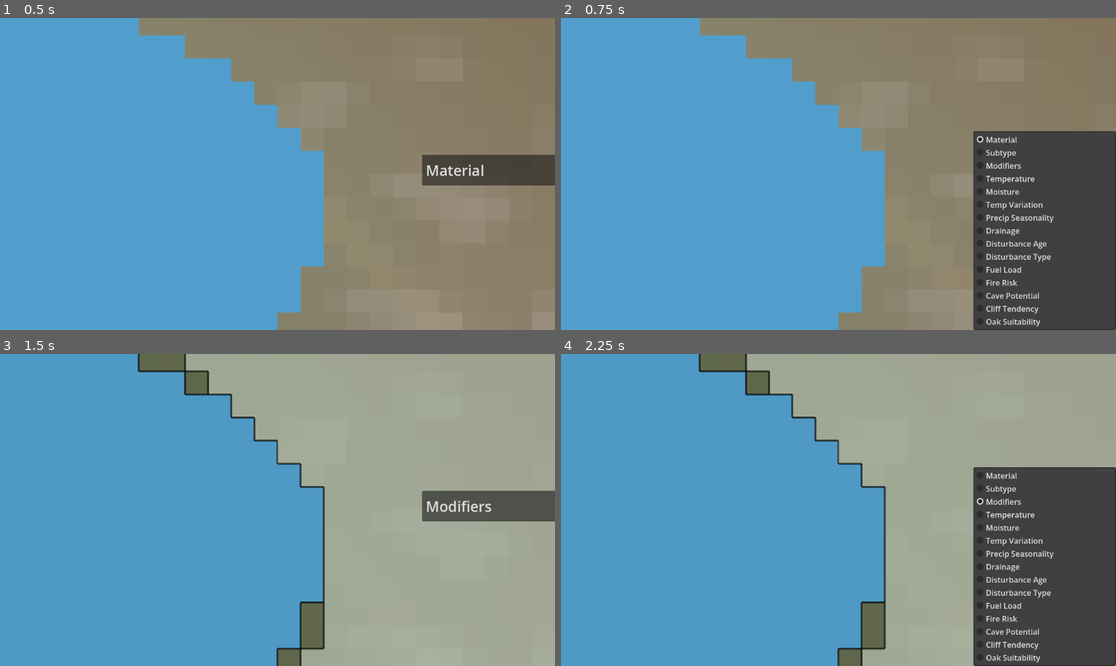
Above: before the commit, frames 1-4 (two rows, left to right).
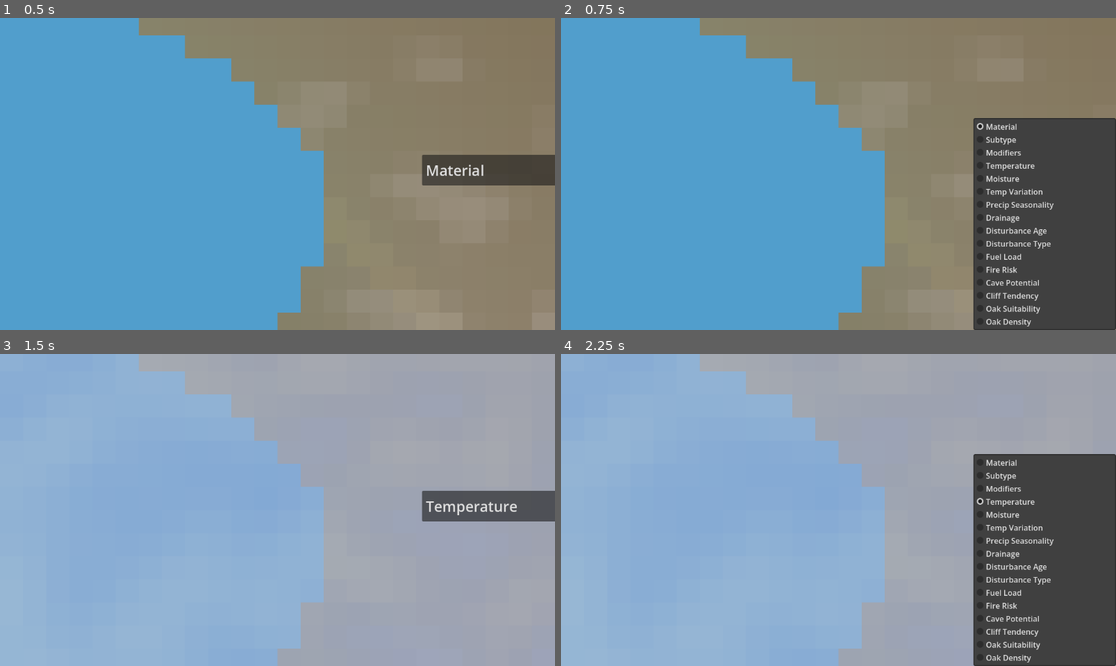
Above: after the commit, the same moments.

Repository: joahreason/explore
Game: Godot game, scene res://world.tscn
Two runs of this game, one before a commit and one after it. Both use one fixed random seed, a clock stepped at 60 frames per second and the inputs below.
Inputs:
- Up to frame 1 (0.5 s): no input
- Up to frame 2 (0.75 s): click "Material" at 0.5 s
- Up to frame 3 (1.5 s): click "Material" at 1.25 s
- Up to frame 4 (2.25 s): click "Modifiers" (after the commit: "Temperature") at 2 s

Frame 1 is identical in both runs. In frame 2, 2.6% of the frame differs, in the area x 74-100%, y 32-99%; in frame 3, 98%, in the area x 0-100%, y 0-100%; in frame 4, 85%.

Commit message:
Phase 6: resource density + Oak Density debug view
Add ResourceManager.get_density(state, definition, world_seed, wx, wy,
classified) = clamp(suitability * clamp(base_density, 0, 1) *
get_patch_modifier(), 0, 1): "how much should exist here" as distinct from
suitability's "would it like it here". Density is always <= suitability.
base_density is now @export_range(0, 1) and documented as peak density.
The plan's patch_scale/patch_strength are the existing cluster_scale/
cluster_strength; the optional density_curve was not needed.

New "Oak Density" view (RESOURCE_DENSITY_OAK) with an amber palette distinct
from suitability's green. chunk_manager's _color_for/_heatmap_color_for now
take wx, wy so position-dependent views can use patch noise.

Co-Authored-By: Claude Opus 5.5 <noreply@anthropic.com>

Diff:
--- a/scripts/chunk_manager.gd
+++ b/scripts/chunk_manager.gd
@@ -56,6 +56,7 @@
 	CAVE_POTENTIAL,
 	CLIFF_TENDENCY,
 	RESOURCE_SUITABILITY_OAK,
+	RESOURCE_DENSITY_OAK,
 }
 
 ## Assign a saved WorldGen.tres preset here to tune generation in the
@@ -246,8 +247,8 @@
 ## Picks the color function for the current view mode. BASE_BIOME has no
 ## dedicated per-tile color of its own - it keeps the Material look as its
 ## base image and relies entirely on the drawn label overlay on top.
-func _color_for(sample: Dictionary) -> Color:
-	var heatmap_color: Variant = _heatmap_color_for(sample)
+func _color_for(sample: Dictionary, wx: int, wy: int) -> Color:
+	var heatmap_color: Variant = _heatmap_color_for(sample, wx, wy)
 	if heatmap_color == null:
 		return DebugColorizerScript.color_for(sample)
 	var material_color: Color = DebugColorizerScript.color_for(sample)
@@ -256,8 +257,10 @@
 
 ## Returns null (not a heatmap view, or BASE_BIOME/SUBTYPE/MODIFIERS which
 ## use the plain Material look as their overlay base) so _color_for can
-## fall back to pure Material with no blending cost.
-func _heatmap_color_for(sample: Dictionary):
+## fall back to pure Material with no blending cost. wx/wy are only needed by
+## views that depend on position beyond the sample itself (resource density's
+## patch noise).
+func _heatmap_color_for(sample: Dictionary, wx: int, wy: int):
 	match _view_mode:
 		ViewMode.TEMPERATURE:
 			return HeatmapColorizerScript.temperature(sample)
@@ -283,6 +286,8 @@
 			return HeatmapColorizerScript.cliff_tendency(sample)
 		ViewMode.RESOURCE_SUITABILITY_OAK:
 			return HeatmapColorizerScript.resource_suitability(_resource_suitability(sample, OAK_RESOURCE))
+		ViewMode.RESOURCE_DENSITY_OAK:
+			return HeatmapColorizerScript.resource_density(_resource_density(sample, OAK_RESOURCE, wx, wy))
 		_:
 			return null
 
@@ -294,6 +299,14 @@
 	var state = EnvironmentalStateScript.from_sample(sample)
 	var classified: Dictionary = BiomeClassifierScript.classify_full(sample)
 	return ResourceManagerScript.get_suitability(state, definition, classified)
+
+
+## Phase 6: same pipeline as _resource_suitability(), then patch noise +
+## base_density via ResourceManager.get_density().
+func _resource_density(sample: Dictionary, definition: ResourceDefinition, wx: int, wy: int) -> float:
+	var state = EnvironmentalStateScript.from_sample(sample)
+	var classified: Dictionary = BiomeClassifierScript.classify_full(sample)
+	return ResourceManagerScript.get_density(state, definition, world_seed, wx, wy, classified)
 
 
 ## lod_step tiles collapse into one sample (taken at the block's center);
@@ -309,7 +322,7 @@
 			var wx := base.x + lx * lod_step + lod_step / 2
 			var wy := base.y + ly * lod_step + lod_step / 2
 			var sample := _world_gen.sample(wx, wy)
-			img.set_pixel(lx, ly, _color_for(sample))
+			img.set_pixel(lx, ly, _color_for(sample, wx, wy))
 	return img
 
 
--- a/scripts/heatmap_colorizer.gd
+++ b/scripts/heatmap_colorizer.gd
@@ -45,6 +45,11 @@
 
 const NOT_SUITABLE := Color(0.12, 0.1, 0.14)
 const HIGHLY_SUITABLE := Color(0.25, 0.85, 0.35)
+
+# Deliberately a different hue from suitability's green, so the two views
+# can't be mistaken for each other when flipping between them.
+const NO_DENSITY := Color(0.1, 0.1, 0.12)
+const HIGH_DENSITY := Color(0.95, 0.7, 0.15)
 
 
 static func temperature(s: Dictionary) -> Color:
@@ -120,3 +125,9 @@
 ## ResourceManager.get_suitability(), which already clamps to [0,1].
 static func resource_suitability(value: float) -> Color:
 	return NOT_SUITABLE.lerp(HIGHLY_SUITABLE, clampf(value, 0.0, 1.0))
+
+
+## Same raw-0..1 contract as resource_suitability(), for
+## ResourceManager.get_density() (Phase 6).
+static func resource_density(value: float) -> Color:
+	return NO_DENSITY.lerp(HIGH_DENSITY, clampf(value, 0.0, 1.0))
--- a/scripts/resource_definition.gd
+++ b/scripts/resource_definition.gd
@@ -26,7 +26,11 @@
 
 @export var id: String
 @export var category: String
-@export var base_density: float = 1.0
+## Peak density (0..1) this resource reaches on a perfectly suitable tile at
+## full patch value - ResourceManager.get_density() (Phase 6) scales it by
+## suitability and get_patch_modifier(). Lets a naturally sparse resource
+## (e.g. a rare ore) stay sparse even where conditions are ideal.
+@export_range(0.0, 1.0) var base_density: float = 1.0
 
 @export_group("Suitability Curves")
 @export var temperature_curve: Curve
--- a/scripts/resource_manager.gd
+++ b/scripts/resource_manager.gd
@@ -122,3 +122,26 @@
 	noise.fractal_octaves = 3
 	_patch_noise_cache[key] = noise
 	return noise
+
+
+## Phase 6 of docs/resource-generation-plan.md: "how much of this resource
+## should exist here?", as opposed to get_suitability()'s "would it like this
+## environment?". density = suitability * base_density * patch_modifier,
+## clamped to [0,1] - a 0..1 fraction of the resource's peak density, which
+## Phase 7 placement will interpret. Each term only ever scales the others
+## down, so density <= suitability always holds: patch noise can thin out a
+## good area but never make an unsuitable tile dense.
+static func get_density(
+	state: EnvironmentalState,
+	definition: ResourceDefinition,
+	world_seed: int,
+	wx: int,
+	wy: int,
+	classified: Dictionary = {}
+) -> float:
+	var suitability := get_suitability(state, definition, classified)
+	if suitability <= 0.0:
+		return 0.0
+	var base_density := clampf(definition.base_density, 0.0, 1.0)
+	var patch := get_patch_modifier(definition, world_seed, wx, wy)
+	return clampf(suitability * base_density * patch, 0.0, 1.0)
--- a/scripts/view_mode_dropdown.gd
+++ b/scripts/view_mode_dropdown.gd
@@ -25,6 +25,7 @@
 	{"label": "Cave Potential", "mode": ChunkManagerScript.ViewMode.CAVE_POTENTIAL},
 	{"label": "Cliff Tendency", "mode": ChunkManagerScript.ViewMode.CLIFF_TENDENCY},
 	{"label": "Oak Suitability", "mode": ChunkManagerScript.ViewMode.RESOURCE_SUITABILITY_OAK},
+	{"label": "Oak Density", "mode": ChunkManagerScript.ViewMode.RESOURCE_DENSITY_OAK},
 ]
 
 
Not shown, changed: PROJECT_STATE.md
Not shown, changed: TODO.md
Not shown, changed: docs/architecture.md
